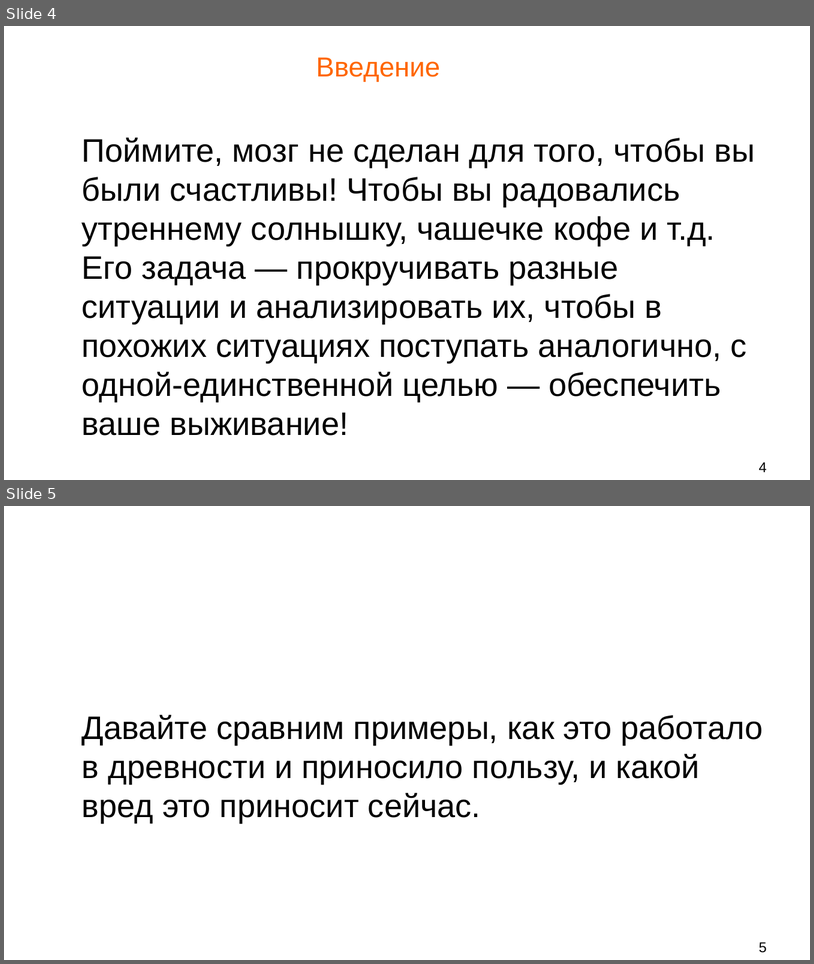
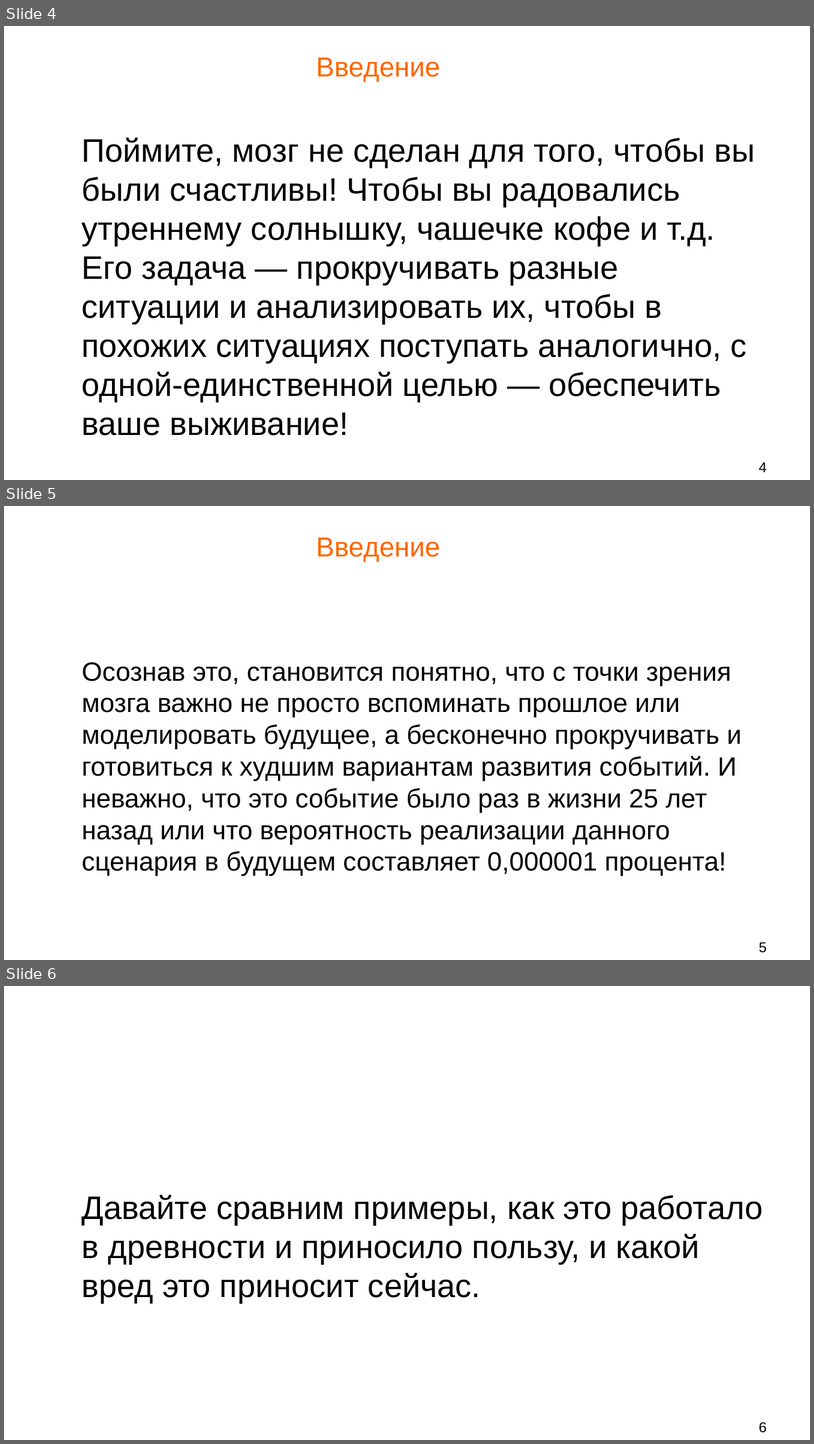
Before and after one commit to Chularev/articles, a slide deck: Psychology/6. Осознанность/Осознанность.odp. Shown one above the other, each under a label of ours: slides 4 and 5 before the commit, slides 4, 5 and 6 after it. The pictures are 814x964 and 814x1444 pixels, drawn with LibreOffice and Linux fonts; fonts in the diff are those of the drawing; background and template pictures are left out. Boxes give left, top, right and bottom in pixels: in the first picture for what was removed or moved away, otherwise in the second. Text is boxed around its words. In the diff, an @@ line names an element or a change of style, - is before the commit and + after.

```diff
--- a/Psychology/6. Осознанность/Осознанность.odp
+++ b/Psychology/6. Осознанность/Осознанность.odp
@@ slide 5 added at (4,506,810,960), background #FFFFFF @@
@@ title added at (316,537,440,562), 27 pt, text #FF6600 @@
+Введение
@@ text added at (82,662,742,876), 26 pt, text #000000 @@
+Осознав это, становится понятно, что с точки зрения мозга важно не просто вспоминать прошлое или моделировать будущее, а бесконечно прокручивать и готовиться к худшим вариантам развития событий. И неважно, что это событие было раз в жизни 25 лет назад или что вероятность реализации данного сценария в будущем составляет 0,000001 процента!
@@ page number added at (759,942,767,952), 14 pt, text #000000 @@
+5
@@ what was slide 5 is now slide 6 @@
@@ page number at (759,1422,767,1432): text changed @@
-5
+6
```
Also in this commit, not shown: 1 slide changed.
